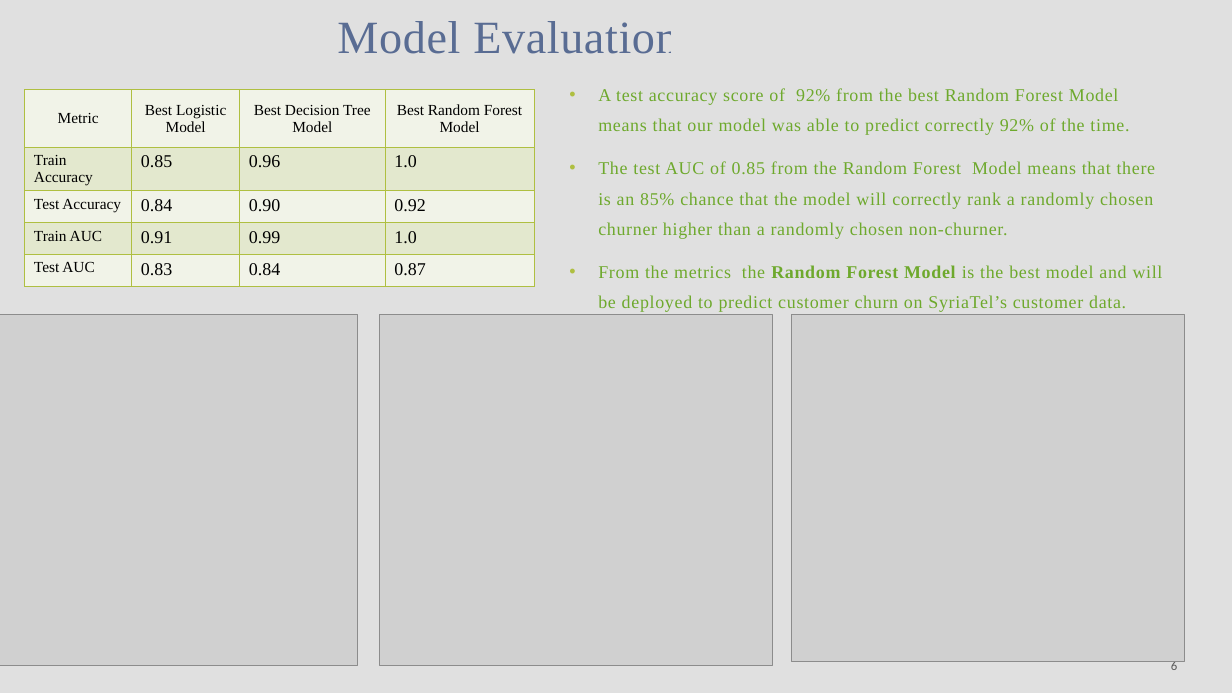
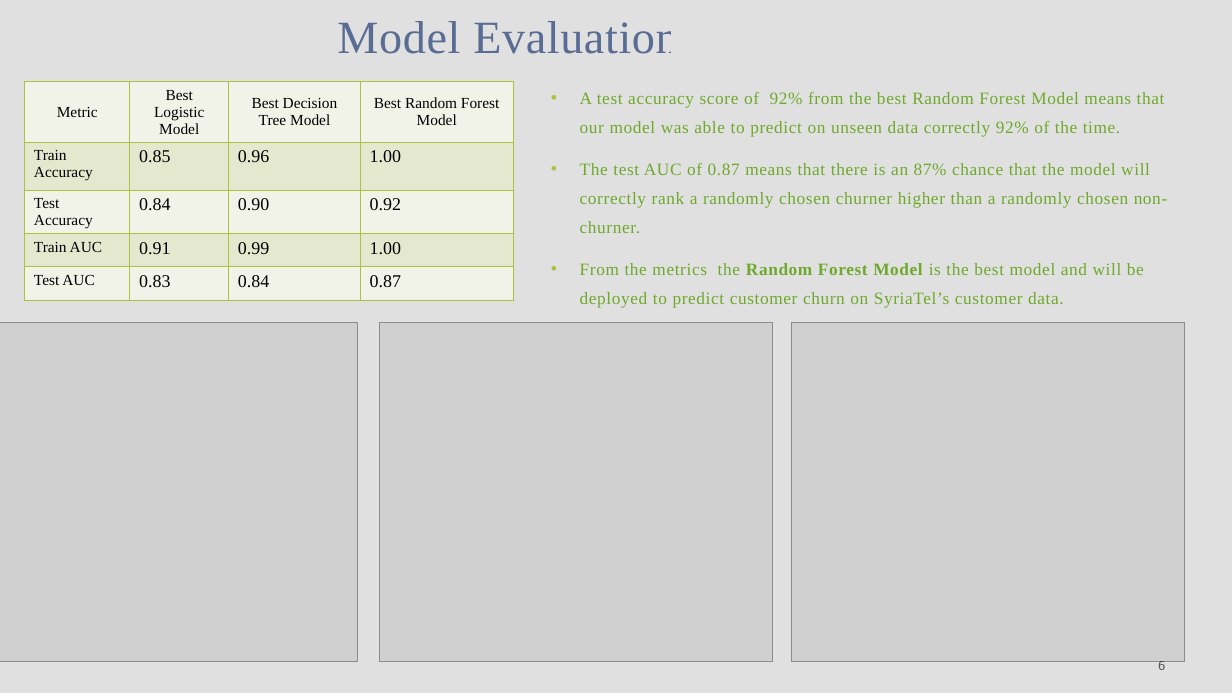
Before and after one commit to WambuiMunene/Phase-3-Project, a slide deck: slide 6 of Presentation.pptx. Drawn at 1232x693 pixels with LibreOffice and Linux fonts; fonts in the diff are those of the drawing; grey boxes stand for pictures. Boxes give left, top, right and bottom in pixels: in the first picture for what was removed or moved away, otherwise in the second. Text is boxed around its words. In the diff, an @@ line names an element or a change of style, - is before the commit and + after.

```diff
--- a/Presentation.pptx
+++ b/Presentation.pptx
@@ table at (25,81,514,292) @@
-row 2, column 4: 1.0
+row 2, column 4: 1.00
-row 4, column 4: 1.0
+row 4, column 4: 1.00
@@ table: place and size @@
-table at (25,90,534,289)
+table at (25,81,514,292)
@@ text "A test accuracy score of ...": place and size @@
-text "A test accuracy score of ..." at (598,88,1163,312)
+text "A test accuracy score of ..." at (580,92,1168,308)
@@ text at (580,92,1168,233): text changed; size 14 to 13.5 pt @@
-• A test accuracy score of 92% from the best Random Forest Model means that our model was able to predict correctly 92% of the time.
-• The test AUC of 0.85 from the Random Forest Model means that there is an 85% chance that the model will correctly rank a randomly chosen churner higher than a randomly chosen non-churner.
+• A test accuracy score of 92% from the best Random Forest Model means that our model was able to predict on unseen data correctly 92% of the time.
+• The test AUC of 0.87 means that there is an 87% chance that the model will correctly rank a randomly chosen churner higher than a randomly chosen non-churner.
@@ text at (580,263,1144,308): size 14 to 13.5 pt in "From the metrics the Random Forest Model ..." @@
@@ picture: place and size @@
-picture at (0,315,358,666)
+picture at (0,323,358,661)
@@ picture: place and size @@
-picture at (380,315,773,666)
+picture at (380,323,773,661)
@@ picture: place and size @@
-picture at (792,315,1185,662)
+picture at (792,323,1185,661)
@@ page number at (1158,661,1165,670): font Calibri to Roboto Slab; less space between paragraphs @@
```
Also in this commit, not shown: 8 other slides changed, 1 other file.
